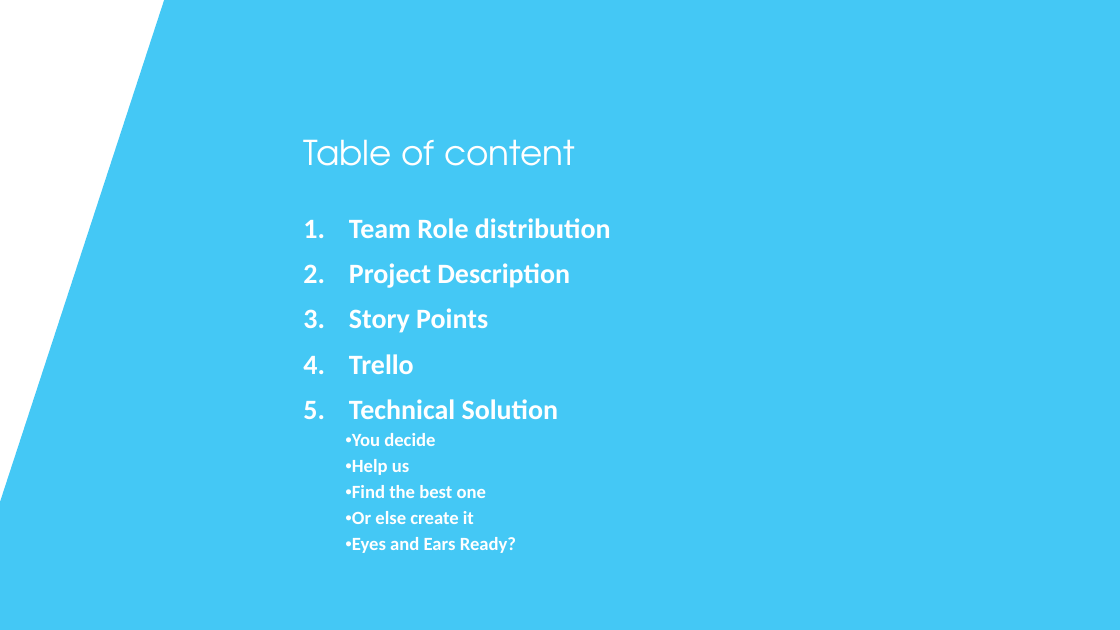
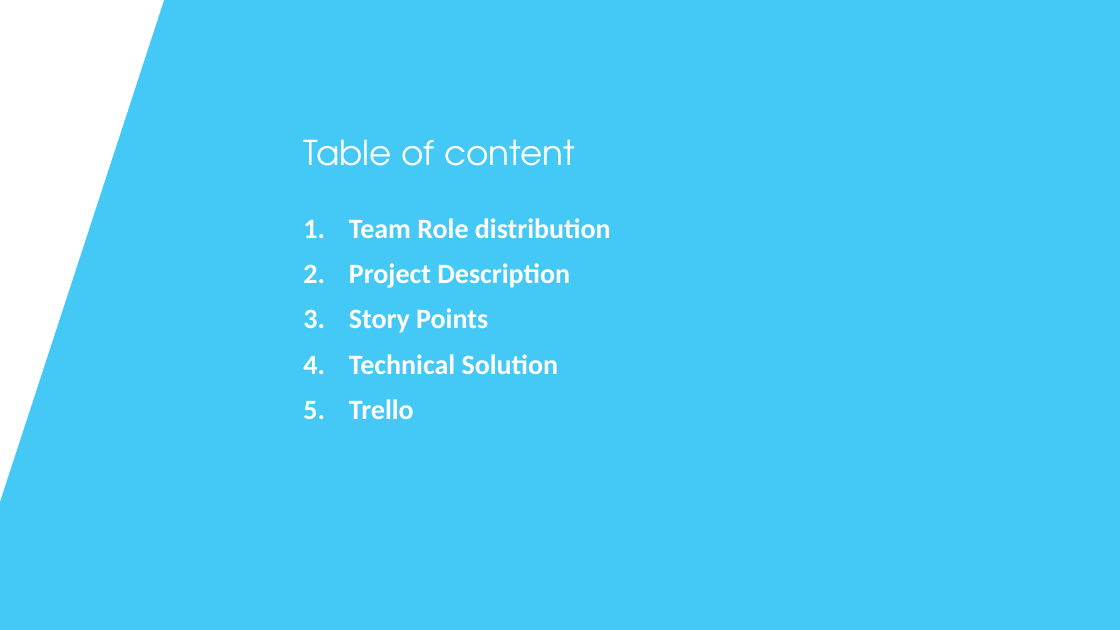
Before and after one commit to IsabelleDesle/VirtualGlobeTrotter, a slide deck: slide 2 of Presentation/PresentationVGT.pptx. Drawn at 1120x630 pixels with LibreOffice and Linux fonts; fonts in the diff are those of the drawing; background and template pictures are left out. Boxes give left, top, right and bottom in pixels: in the first picture for what was removed or moved away, otherwise in the second. Text is boxed around its words. In the diff, an @@ line names an element or a change of style, - is before the commit and + after.

```diff
--- a/Presentation/PresentationVGT.pptx
+++ b/Presentation/PresentationVGT.pptx
@@ subtitle at (x1=349, y1=354, x2=559, y2=374): paragraph added @@
+4. Technical Solution
@@ subtitle at (x1=349, y1=399, x2=559, y2=553): paragraphs removed @@
-5. Technical Solution
-  • You decide
-  • Help us
-  • Find the best one
-  • Or else create it
-  • Eyes and Ears Ready?
```
Also in this commit, not shown: 11 other slides changed, 3 slides added, 2 slides removed, 6 other files.
